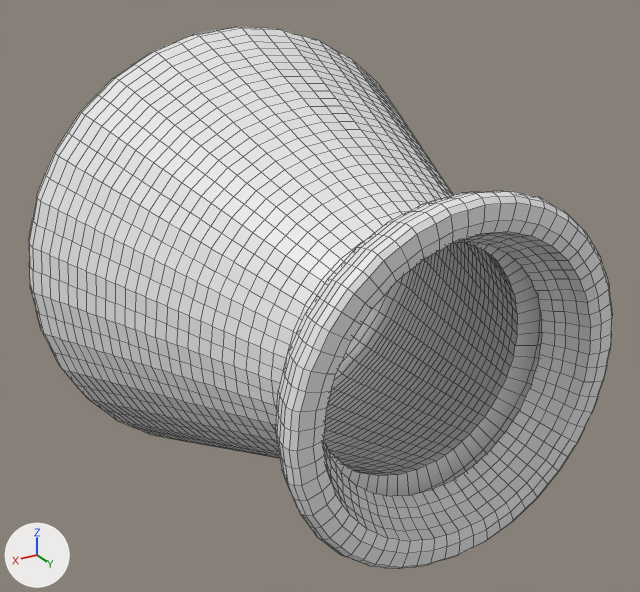
The Blender file Assets/Models/Character/Wichtel/Wichtel-neu/Robe_V3.blend, before and after one commit.
Camera for both pictures: a 50 mm camera at (0.497, 0.633, 0.443) aimed at (0.006, -0.185, 0.034). Arrows for +X, +Y and +Z are at lower left; the lights stay in place. Mesh edges are drawn as thin lines.
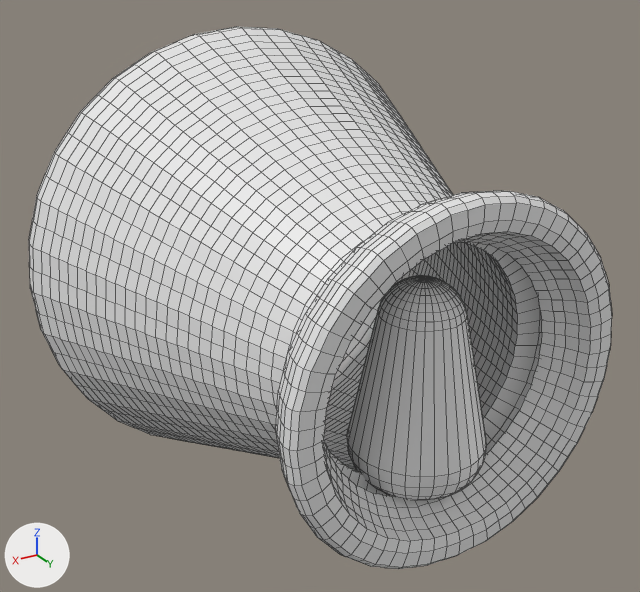
Pixel boxes (x1, y1, x2, y2) of what changed, in the pictures (640 x 592 px):
```json
{"object": "RobeUnderArm", "change": "added", "after": [347, 275, 486, 501]}
```

Scene script edits in JSON lines:
```json
{"op": "add", "block": "me_robeunderarm", "code": ["me_robeunderarm = bpy.data.meshes.new('RobeUnderArm')", "me_robeunderarm.from_pydata(...)  # 385 vertices, 384 faces; spans x -0.073..0.073, y -0.073..0.073, z -0.106..0.119"]}
{"op": "add", "block": "ob_robeunderarm", "code": ["ob_robeunderarm = bpy.data.objects.new('RobeUnderArm', me_robeunderarm)", "ob_robeunderarm.location = (0.0, 0.0, 0.0)"]}
```
